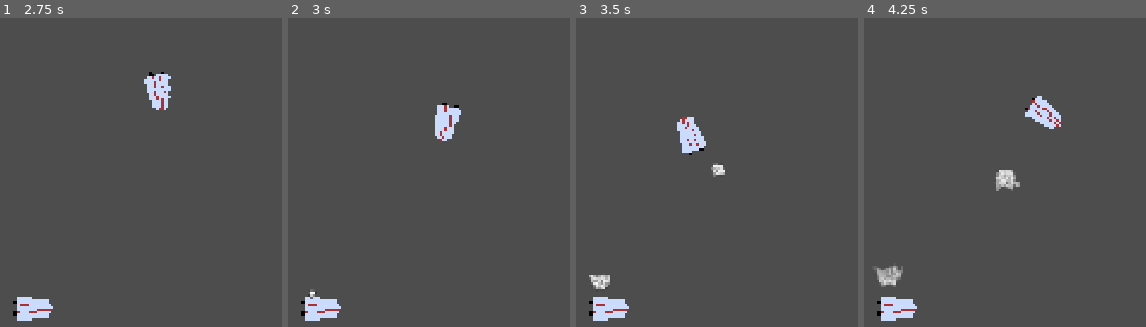
Above: before the commit, frames 1-4 (left to right).
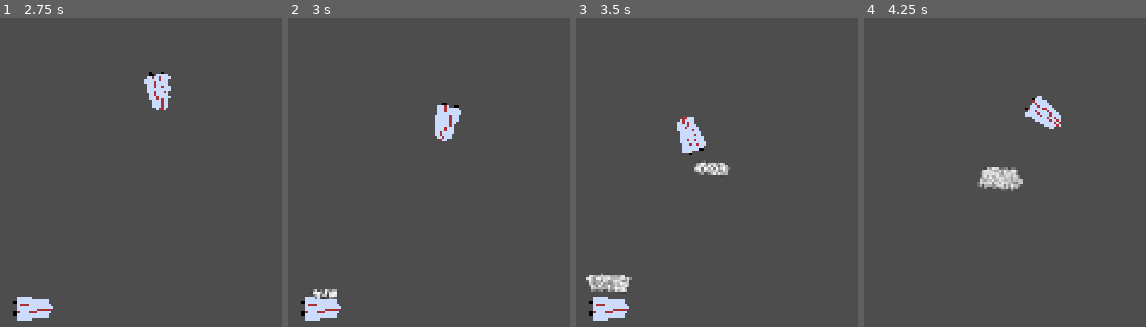
Above: after the commit, the same moments.

Repository: SuperFireMike/space_combat_strategy_game
Game: Godot game, scene res://scenes/level.tscn
Same seed, same stepped clock (60 frames per second), same inputs: the game is played once before the commit and once after it.
Inputs (mouse positions are in pixels of both pictures, inside the frame that each line leads up to):
- Up to frame 1 (2.75 s): tap Enter at 0.5, 2 s; move the mouse to (33, 308) at 0.52 s; right-click (33, 308) at 0.6 s; tap Space at 1.25 s; move the mouse to (109, 39) at 1.27 s; click (109, 39) at 1.35 s; move the mouse to (143, 132) at 2.02 s; right-click (143, 132) at 2.1 s
- Up to frame 2 (3 s): move the mouse to (310, 320) at 2.77 s; click (310, 320) at 2.85 s
- Up to frame 3 (3.5 s): no input
- Up to frame 4 (4.25 s): move the mouse to (outside the picture) at 3.52 s; right-click (outside the picture) at 3.6 s

Frame 1 is identical in both runs. In frame 2, 0.2% of the frame differs, in the area x 7-18%, y 87-91%; in frame 3, 1.0%; in frame 4, 2.1%, in the area x 3-57%, y 48-99%.

Commit message:
implemented projectiles and ship health

Diff:
--- a/resources/spaceship_resource.gd
+++ b/resources/spaceship_resource.gd
@@ -2,3 +2,4 @@
 extends Resource
 
 @export var faction := Enum.Faction.Raiders
+var health_component: HealthComponent
--- a/scenes/firing_range.tscn
+++ b/scenes/firing_range.tscn
@@ -8,7 +8,7 @@
 script = ExtResource("1_y50tw")
 
 [node name="CollisionPolygon2D" type="CollisionPolygon2D" parent="." unique_id=1211534482]
-polygon = PackedVector2Array(-52, -1, 47, -1, 47, -26, -53, -26)
+polygon = PackedVector2Array(0, -1, 12, -29, -14, -29)
 
 [connection signal="body_entered" from="." to="." method="_on_body_entered"]
 [connection signal="body_exited" from="." to="." method="_on_body_exited"]
--- /dev/null
+++ b/scenes/health_component.gd
@@ -0,0 +1,19 @@
+class_name HealthComponent
+extends Node
+
+signal die()
+
+@export var max_hp: int:
+	set(hp):
+		max_hp = hp
+		cur_hp = hp
+var cur_hp: int:
+	set(hp):
+		if hp <= 0:
+			die.emit()
+		else:
+			cur_hp = hp
+
+
+func _ready() -> void:
+	cur_hp = max_hp
--- /dev/null
+++ b/scenes/health_component.tscn
@@ -0,0 +1,6 @@
+[gd_scene format=3 uid="uid://qma6646p7hxy"]
+
+[ext_resource type="Script" uid="uid://byq8enfwnkea6" path="res://scenes/health_component.gd" id="1_a1tyf"]
+
+[node name="HealthComponent" type="Node" unique_id=804603846]
+script = ExtResource("1_a1tyf")
--- /dev/null
+++ b/scenes/level.gd
@@ -0,0 +1,9 @@
+class_name Level
+extends Node2D
+
+func new_projectile(projectile: Projectile) -> void:
+	call_deferred("_add_projectile", projectile)
+
+
+func _add_projectile(projectile: Projectile) -> void:
+	$Objects.add_child(projectile)
--- a/scenes/level.tscn
+++ b/scenes/level.tscn
@@ -1,6 +1,7 @@
 [gd_scene format=3 uid="uid://dx3n73x7yo2cn"]
 
 [ext_resource type="PackedScene" uid="uid://bugpf8s420m4i" path="res://scenes/spaceship.tscn" id="1_2q6dc"]
+[ext_resource type="Script" uid="uid://dtnlgxv7r2ifk" path="res://scenes/level.gd" id="1_w8frs"]
 [ext_resource type="Script" uid="uid://lfk5b3nfmqhy" path="res://resources/spaceship_resource.gd" id="2_w7c3h"]
 
 [sub_resource type="Resource" id="Resource_w8frs"]
@@ -15,6 +16,7 @@
 metadata/_custom_type_script = "uid://lfk5b3nfmqhy"
 
 [node name="Level" type="Node2D" unique_id=1198086395]
+script = ExtResource("1_w8frs")
 
 [node name="Objects" type="Node2D" parent="." unique_id=964715371]
 
@@ -24,5 +26,6 @@
 
 [node name="Spaceship2" parent="Objects" unique_id=491045095 instance=ExtResource("1_2q6dc")]
 position = Vector2(1076, 75)
+full_hp = 15
 res = SubResource("Resource_mx8sn")
 metadata/_scene_painted = true
--- /dev/null
+++ b/scenes/projectile.gd
@@ -0,0 +1,26 @@
+class_name Projectile
+extends Area2D
+
+var damage := 1
+var speed := 200
+var direction: Vector2
+
+var parent_ship: Spaceship
+
+func _on_body_entered(body: Node2D) -> void:
+	if "hit" in body and (body as Spaceship) != parent_ship:
+		body.hit(damage)
+		queue_free()
+
+
+func _physics_process(delta: float) -> void:
+	global_position += speed * direction * delta
+
+
+@warning_ignore("shadowed_variable")
+func setup(weapon: Weapon, ship: Spaceship, damage: int = 1, speed: int = 500, direction: Vector2 = Vector2.RIGHT) -> void:
+	self.damage = damage
+	self.speed = speed
+	self.direction = direction
+	parent_ship = ship
+	global_position = weapon.global_position
--- /dev/null
+++ b/scenes/projectile.tscn
@@ -0,0 +1,16 @@
+[gd_scene format=3 uid="uid://cymyvflluwd41"]
+
+[ext_resource type="Script" uid="uid://dup1fgebgk3rw" path="res://scenes/projectile.gd" id="1_c8fcr"]
+
+[sub_resource type="CircleShape2D" id="CircleShape2D_7oc0d"]
+radius = 1.0
+
+[node name="Projectile" type="Area2D" unique_id=224956911]
+collision_layer = 4
+collision_mask = 2
+script = ExtResource("1_c8fcr")
+
+[node name="CollisionShape2D" type="CollisionShape2D" parent="." unique_id=1363335805]
+shape = SubResource("CircleShape2D_7oc0d")
+
+[connection signal="body_entered" from="." to="." method="_on_body_entered"]
--- a/scenes/spaceship.gd
+++ b/scenes/spaceship.gd
@@ -1,9 +1,9 @@
 class_name Spaceship
 extends CharacterBody2D
 
-
 @export var speed := 300
 @export var rotation_speed := 3
+@export var full_hp := 3
 
 var direction: Vector2
 var destination: Vector2
@@ -48,4 +48,15 @@
 
 
 func _ready() -> void:
-	$Weapon1.setup(res)
+	for weapon: Weapon in $Weapons.get_children():
+		weapon.setup(self)
+	res.health_component = $HealthComponent
+	$HealthComponent.max_hp = full_hp
+
+
+func get_destroyed() -> void:
+	queue_free()
+
+
+func hit(hp: int) -> void:
+	$HealthComponent.cur_hp -= hp
--- a/scenes/spaceship.tscn
+++ b/scenes/spaceship.tscn
@@ -4,6 +4,7 @@
 [ext_resource type="Texture2D" uid="uid://bjmo5cd0cekje" path="res://graphics/spaceships/gunner_ship.png" id="1_yqmju"]
 [ext_resource type="Script" uid="uid://lfk5b3nfmqhy" path="res://resources/spaceship_resource.gd" id="2_v0rat"]
 [ext_resource type="PackedScene" uid="uid://bbydvfdvjjhmu" path="res://scenes/weapon.tscn" id="4_v0rat"]
+[ext_resource type="PackedScene" uid="uid://qma6646p7hxy" path="res://scenes/health_component.tscn" id="5_me4wu"]
 
 [sub_resource type="Resource" id="Resource_v0rat"]
 resource_local_to_scene = true
@@ -30,10 +31,35 @@
 rotation = 1.5707964
 shape = SubResource("CapsuleShape2D_y0r1h")
 
-[node name="Weapon1" parent="." unique_id=1874413792 instance=ExtResource("4_v0rat")]
-position = Vector2(-20, -23)
+[node name="HealthComponent" parent="." unique_id=804603846 instance=ExtResource("5_me4wu")]
+max_hp = 3
+
+[node name="Weapons" type="Node2D" parent="." unique_id=633592678]
+
+[node name="Weapon1" parent="Weapons" unique_id=1874413792 instance=ExtResource("4_v0rat")]
+position = Vector2(-28, -21)
 firing_range = 500
 firing_radius = 90
+reload_time = 2.5
+
+[node name="Weapon2" parent="Weapons" unique_id=523181747 instance=ExtResource("4_v0rat")]
+position = Vector2(-10, -21)
+firing_range = 500
+firing_radius = 90
+reload_time = 3.0
+
+[node name="Weapon3" parent="Weapons" unique_id=577021570 instance=ExtResource("4_v0rat")]
+position = Vector2(9, -19)
+firing_range = 500
+firing_radius = 90
+reload_time = 4.0
+
+[node name="Weapon4" parent="Weapons" unique_id=20866707 instance=ExtResource("4_v0rat")]
+position = Vector2(29, -15)
+firing_range = 500
+firing_radius = 90
+reload_time = 5.0
 
 [connection signal="mouse_entered" from="." to="." method="_on_mouse_entered"]
 [connection signal="mouse_exited" from="." to="." method="_on_mouse_exited"]
+[connection signal="die" from="HealthComponent" to="." method="get_destroyed"]
--- a/scenes/weapon.gd
+++ b/scenes/weapon.gd
@@ -3,23 +3,31 @@
 
 @export var firing_range := 50
 @export_range(-360.0, 360.0, 1.0, 'degrees') var firing_radius := 45
+@export_range(0.2, 200000, 0.1, "suffix:s") var reload_time := 1.5
 
 var targets_in_range: Array[Spaceship]
 var is_reloading := false
 
+var projectile_scene := preload("res://scenes/projectile.tscn")
 
-func setup(ship_res: ShipResource) -> void:
-	$firing_range.setup(ship_res, firing_range, firing_radius, targets_in_range)
+var parent_ship: Spaceship
+
+func setup(ship: Spaceship) -> void:
+	parent_ship = ship
+	$firing_range.setup(ship.res, firing_range, firing_radius, targets_in_range)
 
 
 func _on_first_target_in_range() -> void:
 	fire(targets_in_range[0])
 
 
-func fire(_ship: Spaceship) -> void:
+func fire(ship: Spaceship) -> void:
 	$FX.restart()
 	$Timers/ReloadTimer.start()
 	is_reloading = true
+	var projectile: Projectile = projectile_scene.instantiate()
+	projectile.setup(self, parent_ship, 1, 500, global_position.direction_to(ship.global_position))
+	(get_tree().current_scene as Level).new_projectile(projectile)
 
 
 func _on_reload_timer_timeout() -> void:
@@ -34,3 +42,7 @@
 
 func pick_target() -> void:
 	fire(targets_in_range[0])
+
+
+func _ready() -> void:
+	$Timers/ReloadTimer.wait_time = reload_time
--- a/scenes/weapon.tscn
+++ b/scenes/weapon.tscn
@@ -11,6 +11,7 @@
 gradient = SubResource("Gradient_bmw2d")
 
 [sub_resource type="ParticleProcessMaterial" id="ParticleProcessMaterial_7oc0d"]
+resource_local_to_scene = true
 lifetime_randomness = 0.3
 particle_flag_disable_z = true
 particle_flag_damping_as_friction = true
Not shown, added: scenes/health_component.gd.uid
Not shown, added: scenes/level.gd.uid
Not shown, added: scenes/projectile.gd.uid
